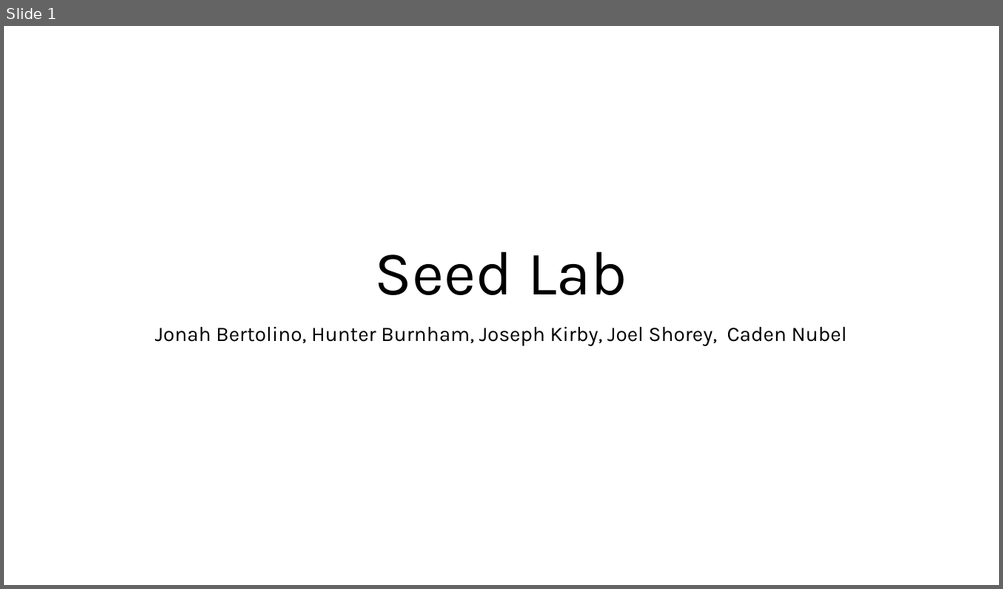
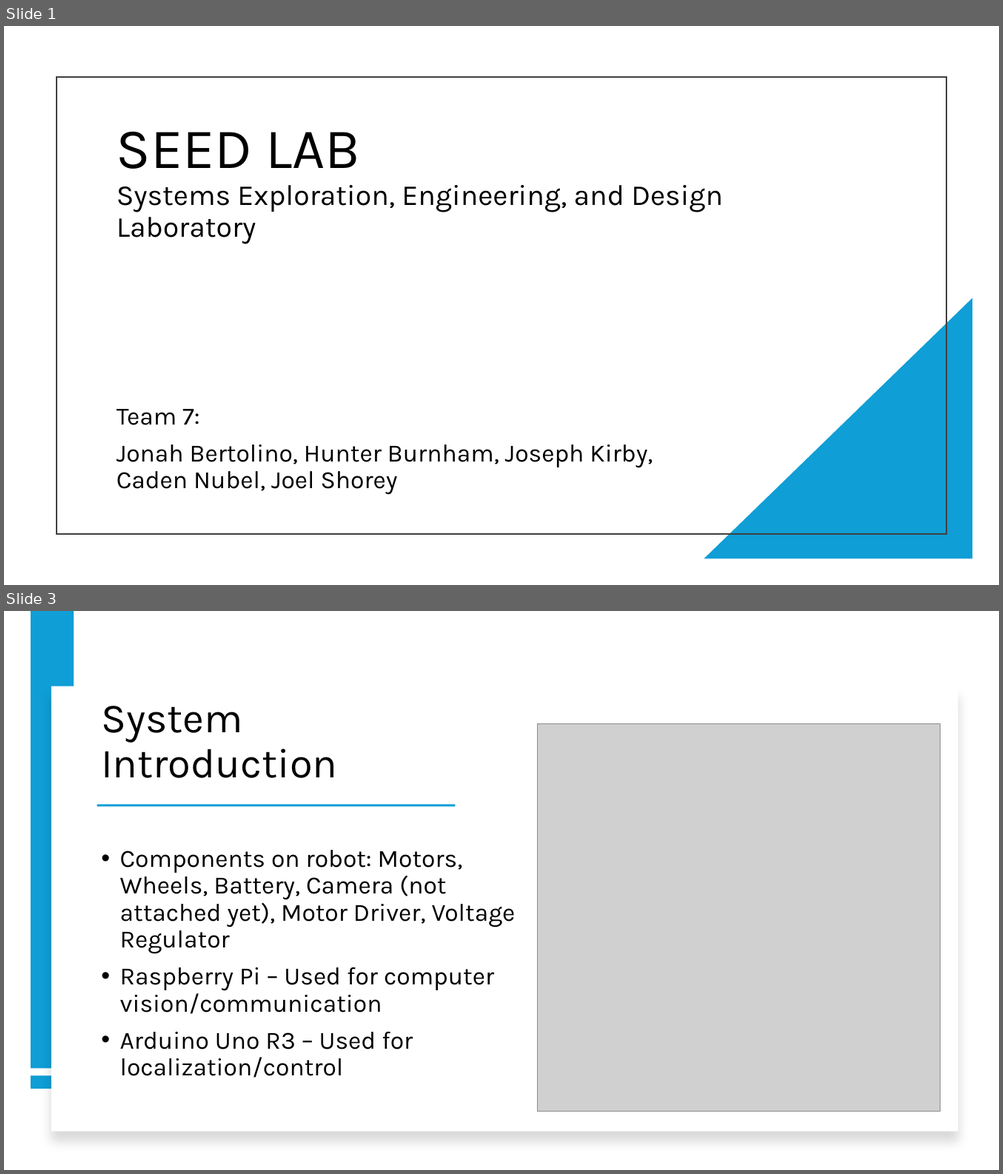
Before and after one commit to JonahBert/SeedLab, a slide deck: TeamPresentation/ProjectPresentation.pptx. Shown one above the other, each under a label of ours: slide 1 before the commit, slides 1 and 3 after it; the slides between them are not shown. The pictures are 1003x589 and 1003x1174 pixels, drawn with LibreOffice and Linux fonts; fonts in the diff are those of the drawing; grey boxes stand for pictures. Boxes give left, top, right and bottom in pixels: in the first picture for what was removed or moved away, otherwise in the second. Text is boxed around its words. In the diff, an @@ line names an element or a change of style, - is before the commit and + after.

```diff
--- a/TeamPresentation/ProjectPresentation.pptx
+++ b/TeamPresentation/ProjectPresentation.pptx
@@ slide 3 added at [4,611,999,1170], background #FFFFFF @@
@@ rectangle added at [31,612,74,1069], fill #0F9ED5 @@
@@ rectangle added at [51,686,958,1132], fill #FFFFFF @@
@@ title added at [101,706,337,778], 40 pt, text #000000 @@
+System Introduction
@@ picture added at [537,724,939,1112] @@
@@ rectangle added at [97,804,455,806], fill #0F9ED5 @@
@@ text added at [120,850,515,1078], 24 pt, text #000000 @@
+• Components on robot: Motors, Wheels, Battery, Camera (not attached yet), Motor Driver, Voltage Regulator
+• Raspberry Pi – Used for computer vision/communication
+• Arduino Uno R3 – Used for localization/control
@@ rectangle added at [31,1076,74,1088], fill #0F9ED5 @@
@@ slide 1 changed as well @@
@@ rectangle added at [57,77,946,534], outline #404040 1.5 pt @@
@@ title at [116,131,723,244]: text changed; size 60 to 28 pt @@
-Seed Lab
+SEED LAB
+Systems Exploration, Engineering, and Design Laboratory
@@ right triangle added at [704,298,973,560], fill #0F9ED5 @@
@@ subtitle at [116,409,652,495]: text changed; size 20 to 24 pt @@
-Jonah Bertolino, Hunter Burnham, Joseph Kirby, Joel Shorey, Caden Nubel
+Team 7:
+Jonah Bertolino, Hunter Burnham, Joseph Kirby, Caden Nubel, Joel Shorey
```
Also in this commit, not shown: 17 other slides added, 7 slides removed, 3 other files.
